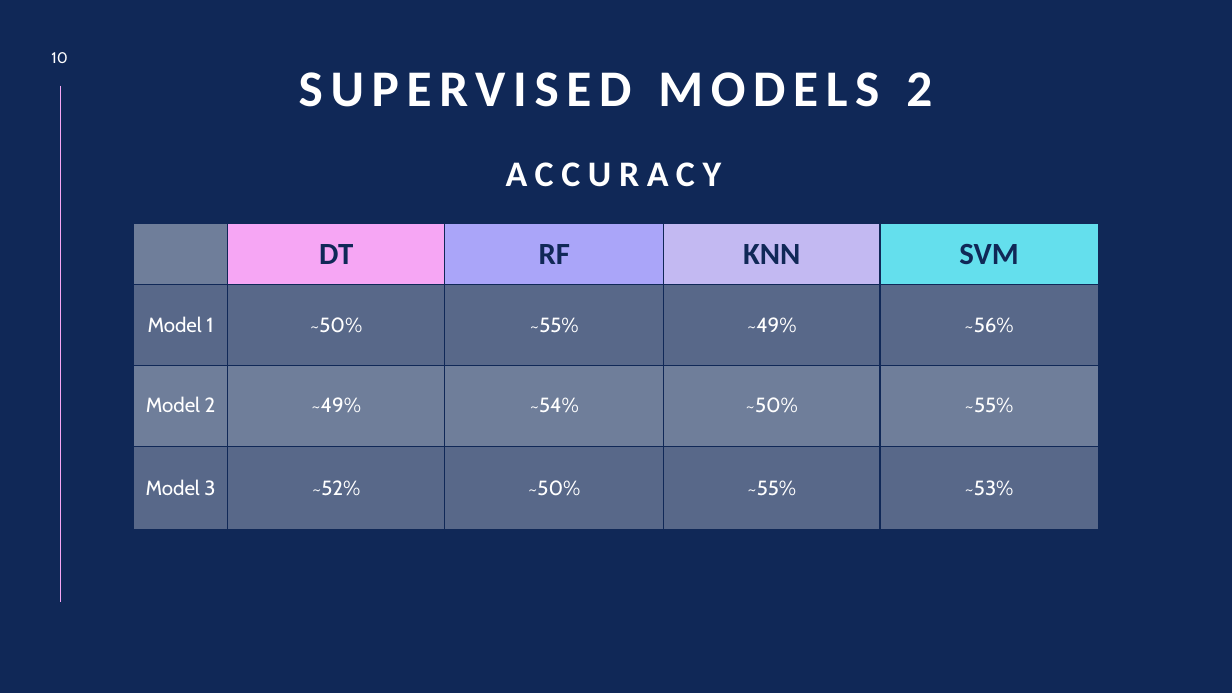
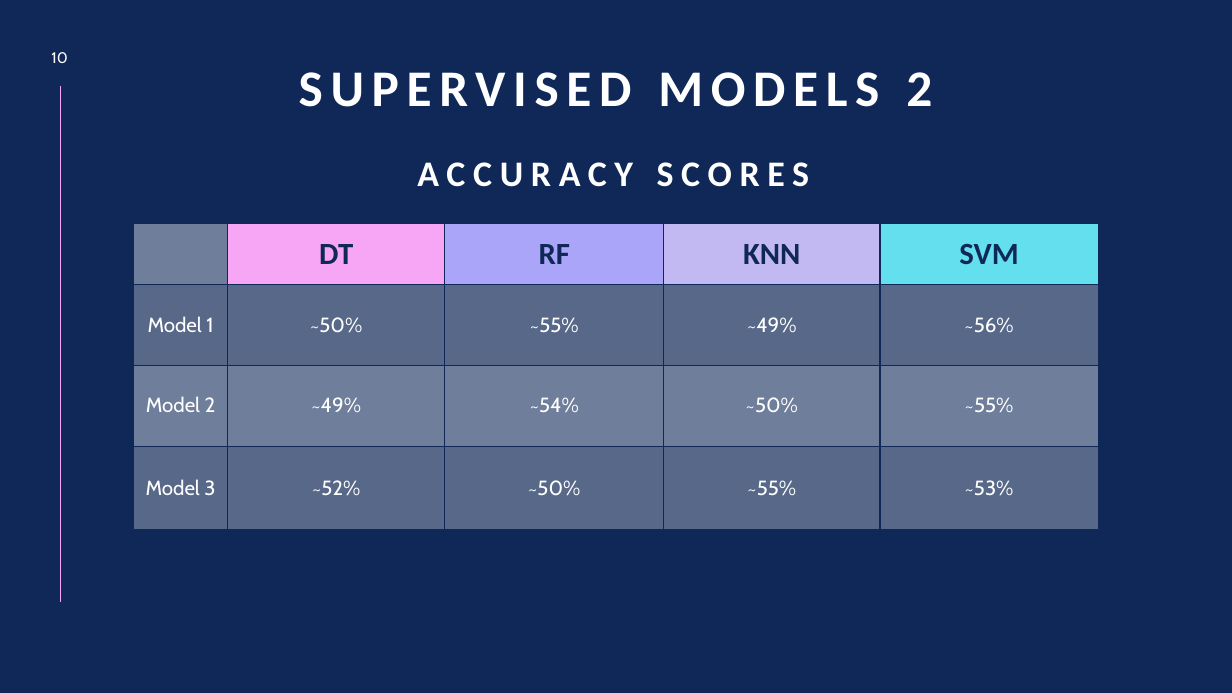
Before and after one commit to liuYousefKahwaji/CSCI441Project, a slide deck: slide 10 of CSCI441 Project Presentation.pptx. Drawn at 1232x693 pixels with LibreOffice and Linux fonts; fonts in the diff are those of the drawing. Boxes give left, top, right and bottom in pixels: in the first picture for what was removed or moved away, otherwise in the second. Text is boxed around its words. In the diff, an @@ line names an element or a change of style, - is before the commit and + after.

```diff
--- a/CSCI441 Project Presentation.pptx
+++ b/CSCI441 Project Presentation.pptx
@@ text at <box>417,162,810,187</box>: text changed @@
-ACCURACY
+ACCURACY SCORES
```
Also in this commit, not shown: 2 other slides changed, 1 other file.
